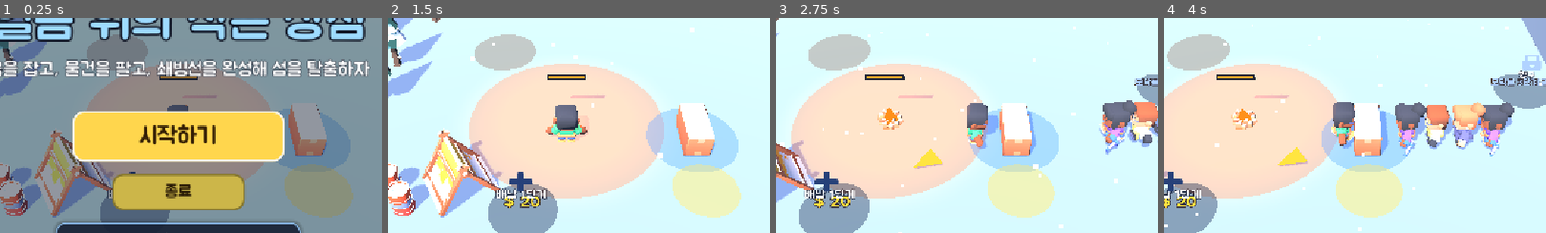
Above: before the commit, frames 1-4 (left to right).
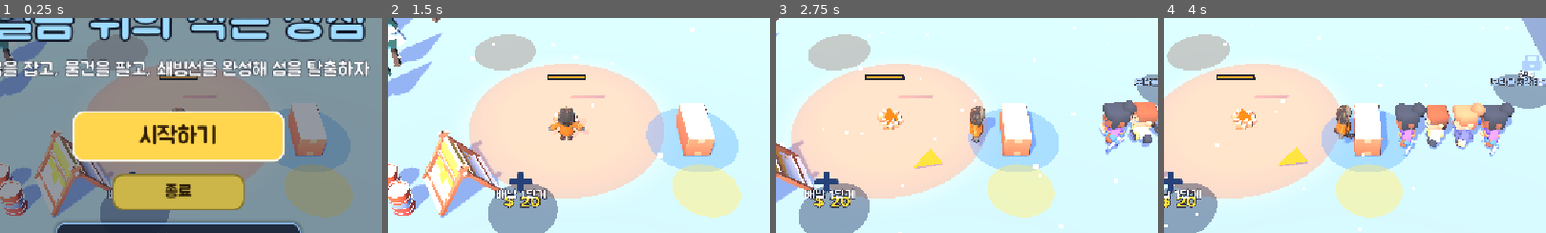
Above: after the commit, the same moments.

Repository: kimpro4214/FrostCamp
Game: Godot game, scene res://frost_camp/scenes/main.tscn
Two runs of this game, one before a commit and one after it. Both use one fixed random seed, a clock stepped at 60 frames per second and the inputs below.
Inputs (mouse positions are % of the whole screen's width and height, from its top left):
- Up to frame 1 (0.25 s): no input
- Up to frame 2 (1.5 s): click "시작하기" at 0.5 s; click "건너뛰기" at 1.25 s
- Up to frame 3 (2.75 s): tap Enter (ui_accept) at 2, 2.27 s; move the mouse to (72, 45) at 2.02 s; hold D from 2.03 s (still down); tap 1 at 2.1 s; click (72, 45) at 2.17 s
- Up to frame 4 (4 s): release D at 2.75 s; drag from (30, 55) to (45, 70) at 2.77 s; move the mouse to (60, 28) at 3.52 s; hold D from 3.53 s (still down); tap 3 at 3.6 s
The pictures show only the part of the screen within x 27-77%, y 22-72%; the shares and areas given below are measured in that part.

The runs differ from the first frame. In frame 1, 0.1% of the frame differs, in the area x 43-50%, y 40-44%; in frame 2, 1.2%, in the area x 41-53%, y 40-58%; in frame 3, 1.1%; in frame 4, 1.0%.

Commit message:
feat: 프로스트 캠프 방한복 단계마다 주인공 몸 모델을 바꿈

Diff:
--- a/frost_camp/scenes/character_model.gd
+++ b/frost_camp/scenes/character_model.gd
@@ -1,6 +1,6 @@
 extends Node3D
-## Kenney Mini Characters 모델 하나를 띄우고 걷기/서기/휘두르기/총 들기·쏘기 애니메이션, 손에 든 도구, 얼음 덧칠을 맡는다.
-## 플레이어·일꾼·손님이 같이 쓴다.
+## Kenney Mini Characters 뼈대를 쓰는 모델 하나를 띄우고 걷기/서기/휘두르기/총 들기·쏘기 애니메이션, 손에 든 도구, 얼음 덧칠을 맡는다.
+## 플레이어·일꾼·손님이 같이 쓴다. 몸 모델은 도중에 바꿀 수 있다(방한복 단계).
 
 const SCALE := 2.3
 const FrozenOverlay := preload("res://frost_camp/scenes/frozen_overlay.tres")
@@ -17,6 +17,8 @@
 const GUN_ROTATION := Vector3(0.0, -PI / 2.0, 0.0)  # 총구(+Z)를 팔 방향(뼈의 -X)으로
 const GUN_POSITION := Vector3(-0.3, 0.0, 0.0)
 const GUN_SCALE := 1.0
+## 위 도구 위치를 맞춘 Kenney 모델의 어깨~손끝 길이. 팔 길이가 다른 모델은 이 비율로 도구 위치를 늘이거나 줄인다.
+const KENNEY_REACH := 0.284
 
 var _player: AnimationPlayer
 var _meshes: Array[Node] = []
@@ -26,10 +28,28 @@
 var _holding := false
 var _hand: BoneAttachment3D
 var _tool_path := ""
+var _body: Node3D
+var _body_path := ""
+## 이 모델의 팔 길이 / KENNEY_REACH
+var _reach_scale := 1.0
+## 오른팔 뼈의 방향. 다른 도구로 다시 내보낸 모델은 뼈 축이 Kenney와 달라, 도구를 이만큼 되돌려 붙인다.
+var _hand_turn := Basis()
 
 
 func setup(model_path: String) -> void:
+	set_body(model_path)
+
+
+## 몸 모델을 바꾼다. 애니메이션 상태, 손에 든 도구, 얼음 덧칠은 그대로 이어 간다.
+func set_body(model_path: String) -> void:
+	if model_path == _body_path:
+		return
+	_body_path = model_path
+	if _body:
+		_body.queue_free()
+	_acting = false
 	var model: Node3D = load(model_path).instantiate()
+	_body = model
 	model.scale = Vector3.ONE * SCALE
 	model.rotation.y = PI  # Kenney 캐릭터는 +Z를 보고, 이 게임의 앞은 -Z다.
 	add_child(model)
@@ -38,11 +58,30 @@
 	for anim_name in ["idle", "walk", HOLD]:
 		_player.get_animation(anim_name).loop_mode = Animation.LOOP_LINEAR
 	_player.animation_finished.connect(_on_animation_finished)
-	_player.play("idle")
+	_player.play(_rest_animation())
 	var skeleton: Skeleton3D = model.find_children("*", "Skeleton3D", true, false)[0]
 	_hand = BoneAttachment3D.new()
 	_hand.bone_name = "arm-right"
 	skeleton.add_child(_hand)
+	# get_bone_global_rest()를 부르면 이 뒤로 자세가 메시에 반영되지 않아, 부모를 따라 직접 곱한다.
+	var arm := Transform3D()
+	var bone := skeleton.find_bone("arm-right")
+	while bone != -1:
+		arm = skeleton.get_bone_rest(bone) * arm
+		bone = skeleton.get_bone_parent(bone)
+	var shoulder := absf(arm.origin.x)
+	_hand_turn = arm.basis.orthonormalized().inverse()
+	var half_span := 0.0
+	for mesh: MeshInstance3D in _meshes:
+		var box := mesh.mesh.get_aabb()
+		half_span = maxf(half_span, maxf(box.end.x, -box.position.x))
+	_reach_scale = (half_span - shoulder) / KENNEY_REACH
+	var tool := _tool_path
+	_tool_path = ""
+	set_tool(tool)
+	if _frozen:
+		_frozen = false
+		set_frozen(true)
 
 
 func set_moving(moving: bool) -> void:
@@ -80,9 +119,9 @@
 		return
 	var tool: Node3D = load(model_path).instantiate()
 	var gun := model_path == GUN
-	tool.rotation = GUN_ROTATION if gun else TOOL_ROTATION
-	tool.position = GUN_POSITION if gun else TOOL_POSITION
-	tool.scale = Vector3.ONE * (GUN_SCALE if gun else TOOL_SCALE)
+	var turn := Basis.from_euler(GUN_ROTATION if gun else TOOL_ROTATION).scaled(Vector3.ONE * (GUN_SCALE if gun else TOOL_SCALE))
+	var offset := (GUN_POSITION if gun else TOOL_POSITION) * _reach_scale
+	tool.transform = Transform3D(_hand_turn, Vector3.ZERO) * Transform3D(turn, offset)
 	_hand.add_child(tool)
 
 
--- a/frost_camp/scenes/player.gd
+++ b/frost_camp/scenes/player.gd
@@ -1,7 +1,13 @@
 extends CharacterBody3D
 ## 플레이어 몸. 입력으로 움직이고, 위치를 sim에 넘긴다. 등 뒤 스택은 StackAnchor가 그린다.
 
-const MODEL := "res://frost_camp/assets/models/characters/character-male-a.glb"
+## 방한복 레벨별 몸 모델(Meshy로 만들고 tools/meshy_to_kenney_rig.py로 Kenney 뼈대를 붙였다)
+const COAT_MODELS := [
+	"res://frost_camp/assets/models/winter/player-coat-0.glb",
+	"res://frost_camp/assets/models/winter/player-coat-1.glb",
+	"res://frost_camp/assets/models/winter/player-coat-2.glb",
+]
+const Juice := preload("res://frost_camp/scenes/juice.gd")
 ## 도끼 레벨별로 손에 드는 모델. 0레벨은 맨주먹이다.
 const ROD := "res://frost_camp/scenes/fishing_rod.tscn"
 const PICKAXE := "res://frost_camp/assets/models/survival/tool-pickaxe.glb"
@@ -27,11 +33,19 @@
 	joystick = virtual_joystick
 	position = Vector3(sim.player.pos.x, 0.0, sim.player.pos.y)
 	$Pivot/StackAnchor.setup(sim.player.stack)
-	_model.setup(MODEL)
+	_model.setup(_coat_model())
+	sim.zone_purchased.connect(func(id: String, _level: int) -> void:
+		if id == "coat":
+			_model.set_body(_coat_model())
+			Juice.pop(_model))
 	sim.tree_hit.connect(func(i: int, agent: SimAgent) -> void: _on_hit(agent, sim.trees[i].pos))
 	sim.bear_hit.connect(func(i: int, agent: SimAgent) -> void: _on_shot(agent, sim.bears[i].pos))
 	sim.raider_hit.connect(func(i: int, agent: SimAgent) -> void: _on_shot(agent, sim.raid.bears[i].pos))
 	sim.gun_fired.connect(func(i: int) -> void: _on_shot(sim.player, sim.raid.bears[i].pos))
+
+
+func _coat_model() -> String:
+	return COAT_MODELS[mini(sim.find_zone("coat").level, COAT_MODELS.size() - 1)]
 
 
 func _physics_process(delta: float) -> void:
